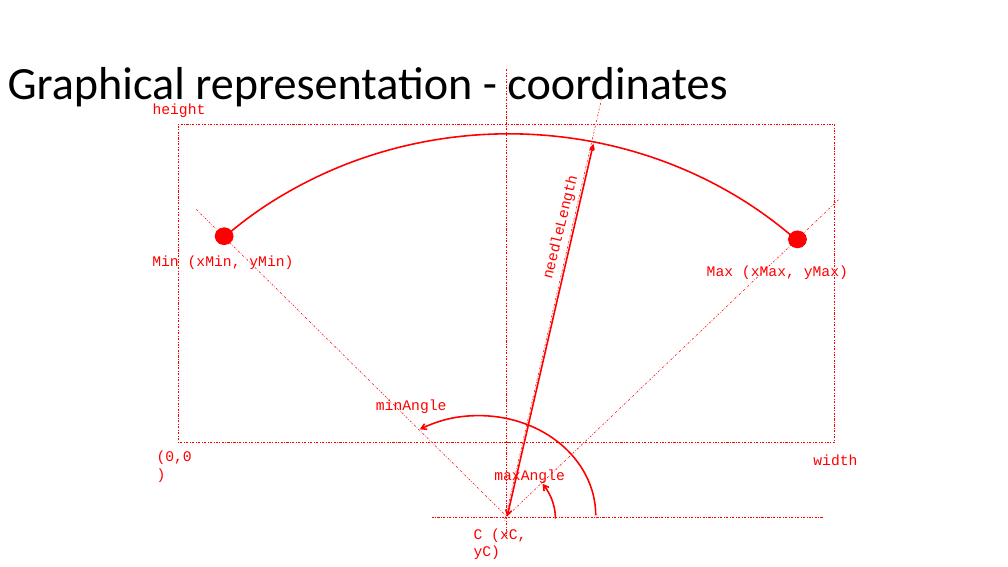
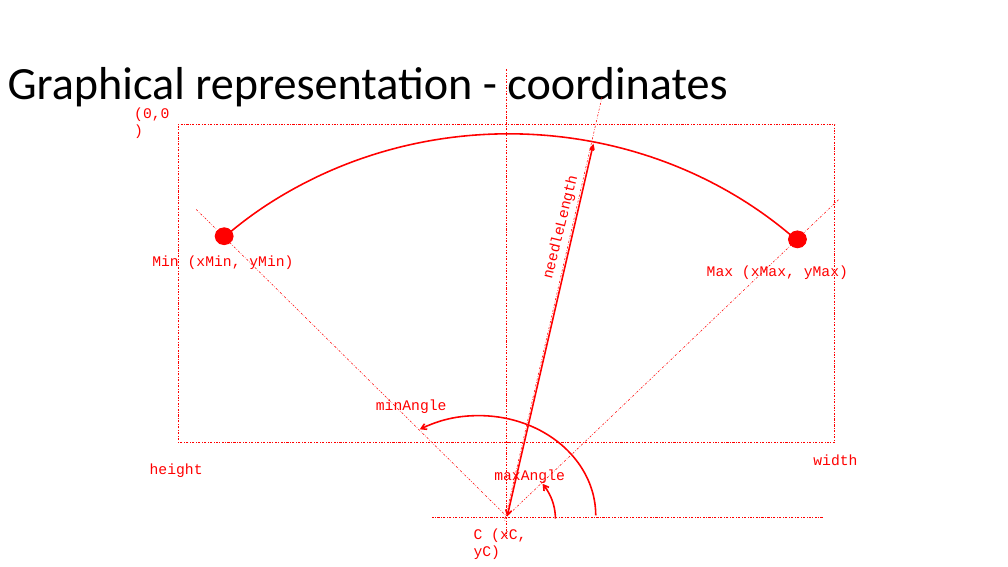
Before and after one commit to devidin/yavumeter, a slide deck: slide 16 of doc/Steps overview.pptx. Drawn at 1008x567 pixels with LibreOffice and Linux fonts; fonts in the diff are those of the drawing. Boxes give left, top, right and bottom in pixels: in the first picture for what was removed or moved away, otherwise in the second. Text is boxed around its words. In the diff, an @@ line names an element or a change of style, - is before the commit and + after.

```diff
--- a/doc/Steps overview.pptx
+++ b/doc/Steps overview.pptx
@@ text "(0,0)" moved from (x1=157, y1=450, x2=192, y2=464) to (x1=134, y1=107, x2=169, y2=121) @@
@@ text "height" moved from (x1=153, y1=104, x2=206, y2=117) to (x1=150, y1=463, x2=203, y2=477) @@
```
Also in this commit, not shown: 10 other files.
